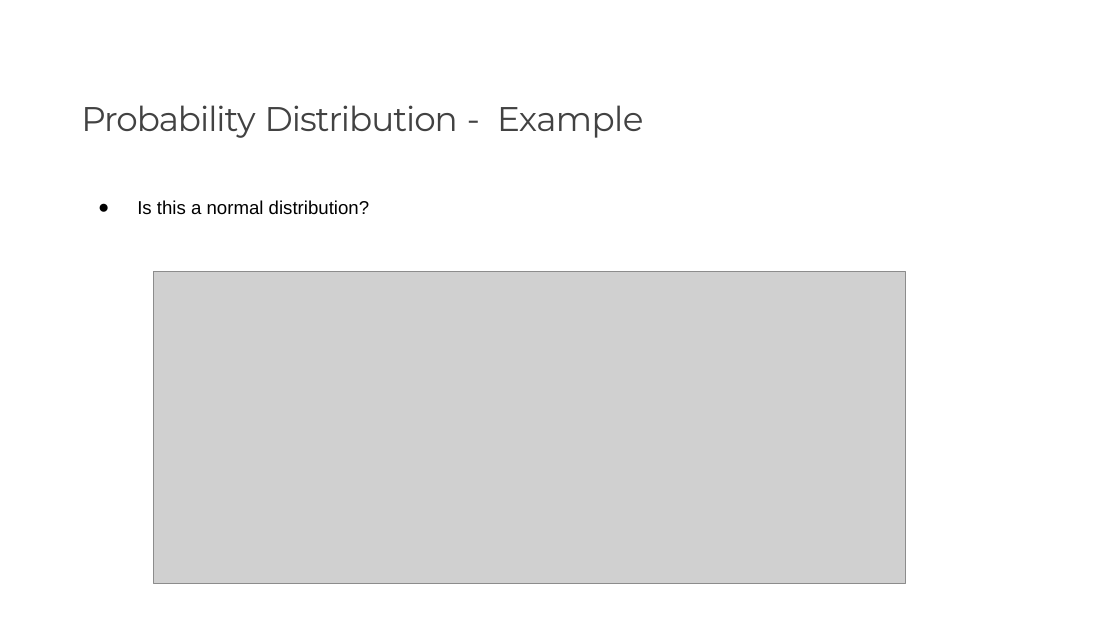
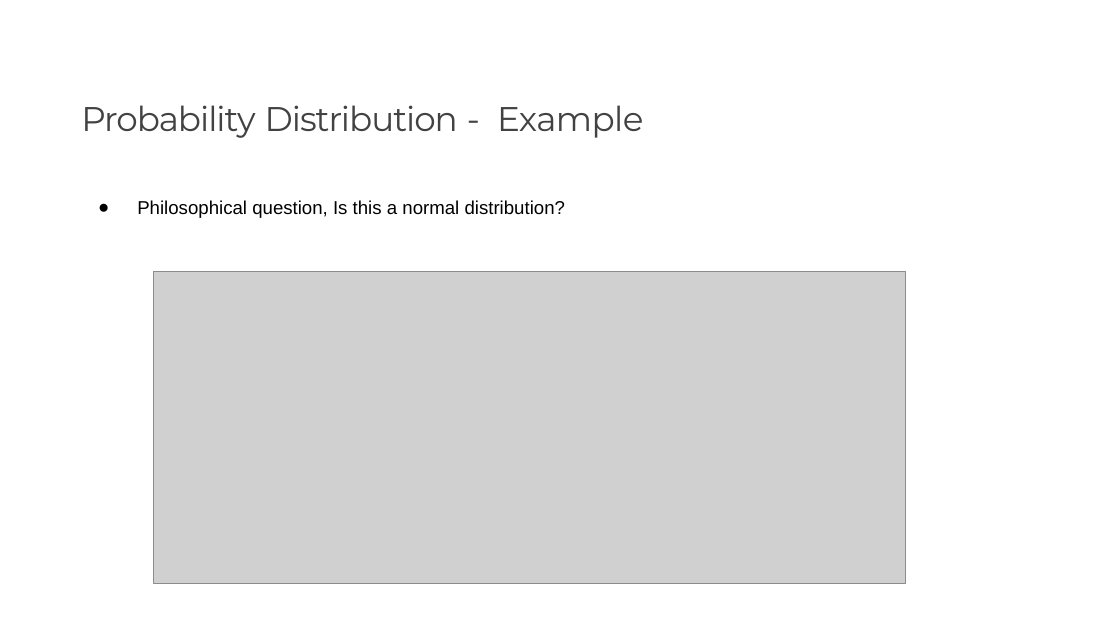
Before and after one commit to dbigman/nbs-4-master, a slide deck: slide 24 of s-401-404/2. Probability Distributions.pptx (slide 23 before the commit). Drawn at 1120x630 pixels with LibreOffice and Linux fonts; fonts in the diff are those of the drawing; grey boxes stand for pictures; background and template pictures are left out. Boxes give left, top, right and bottom in pixels: in the first picture for what was removed or moved away, otherwise in the second. Text is boxed around its words. In the diff, an @@ line names an element or a change of style, - is before the commit and + after.

```diff
--- a/s-401-404/2. Probability Distributions.pptx
+++ b/s-401-404/2. Probability Distributions.pptx
@@ text at [137,200,565,218]: text changed @@
-● Is this a normal distribution?
+● Philosophical question, Is this a normal distribution?
```
Also in this commit, not shown: 1 slide added, 14 other files.
